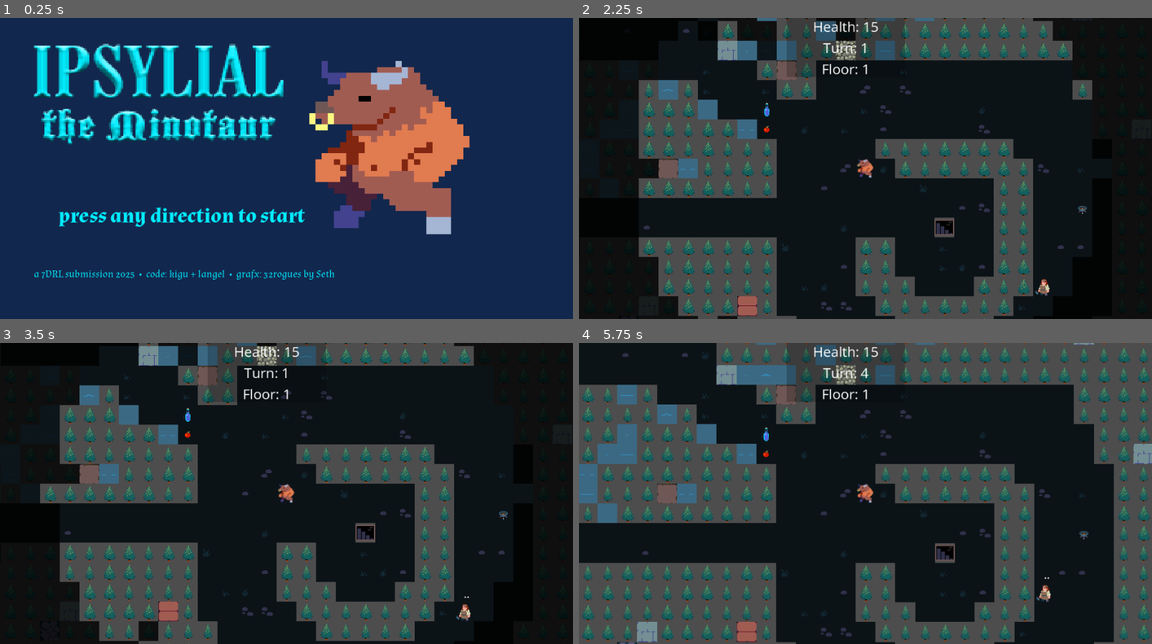
Above: before the commit, frames 1-4 (two rows, left to right).
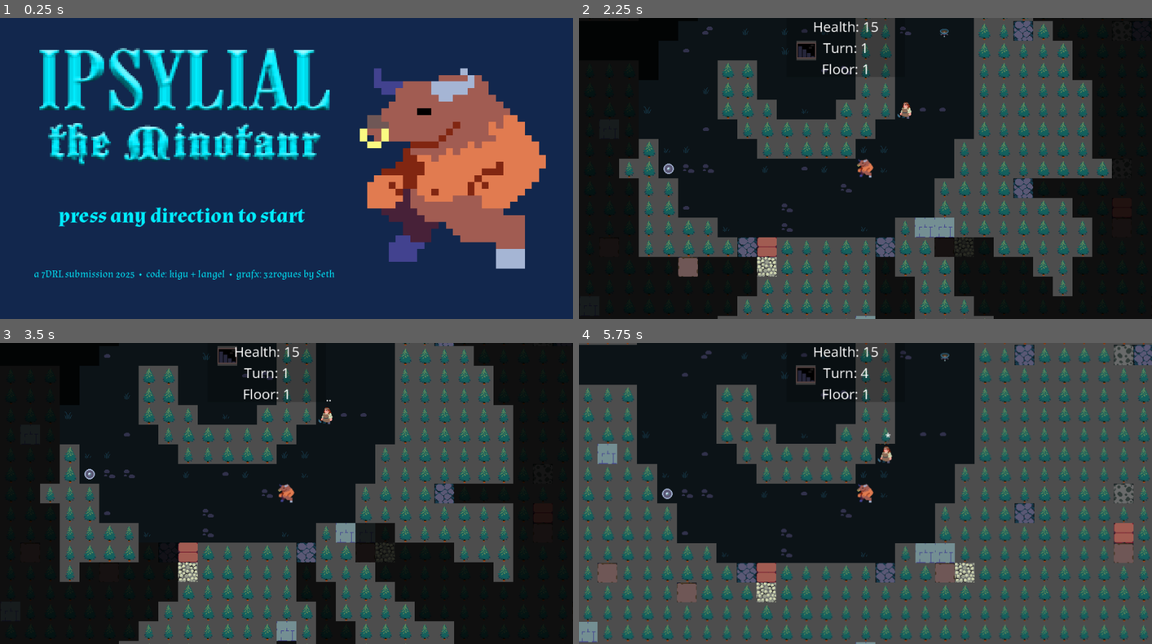
Above: after the commit, the same moments.

Repository: langel/ipsylial
Game: Godot game, scene res://scenes/main.tscn
Same seed, same stepped clock (60 frames per second), same inputs: the game is played once before the commit and once after it.
Inputs (mouse positions are in pixels of both pictures, inside the frame that each line leads up to):
- Up to frame 1 (0.25 s): no input
- Up to frame 2 (2.25 s): click "PLAY GAME!" at 0.5 s; click "PLAY GAME!" at 1.25 s; tap Enter at 2 s; move the mouse to (991, 153) at 2.02 s; hold D (move_right) from 2.03 s (still down); tap Space (space) at 2.1 s
- Up to frame 3 (3.5 s): tap Space (space) at 2.75, 2.85 s; move the mouse to (171, 508) at 2.77 s; release D (move_right) at 2.78 s; hold S (move_down) from 2.78 s (still down)
- Up to frame 4 (5.75 s): tap Enter at 3.5, 5 s; move the mouse to (922, 427) at 3.52 s; release S (move_down) at 3.53 s; hold D (move_right) 3.53-4.28 s; tap Mouse wheel up (zoom_in) at 3.6 s; tap Space (space) at 3.8, 4.25, 4.55, 5.1 s; move the mouse to (836, 553) at 4.27 s; hold W (move_up) 4.28-5.03 s; tap Mouse wheel down (zoom_out) at 4.35 s; move the mouse to (1037, 538) at 5.02 s; hold A (move_left) from 5.03 s (still down); tap Escape (escape) at 5.65 s

The runs differ from the first frame. In frame 1, 28% of the frame differs, in the area x 5-96%, y 8-84%; in frame 2, 47%; in frame 3, 47%; in frame 4, 54%, in the area x 0-100%, y 0-100%.

Commit message:
fixed level 7 stairs and screenfill texture scalings

Diff:
--- a/death_screen.gd
+++ b/death_screen.gd
@@ -6,11 +6,13 @@
 
 # Called when the node enters the scene tree for the first time.
 func _ready() -> void:
-	var screen_size = get_viewport().size  # Get window size
-	var texture_size = image.texture.get_size() # Get original sprite size
 # Calculate scale factors
-	var scale_x = screen_size.x / texture_size.x
-	var scale_y = screen_size.y / texture_size.y
+	var texture_size = image.texture.get_size()
+	var screen_w = ProjectSettings.get("display/window/size/viewport_width")
+	var screen_h = ProjectSettings.get("display/window/size/viewport_height")
+# Calculate scale factors
+	var scale_x = screen_w / texture_size.x
+	var scale_y = screen_h / texture_size.y
 	# Apply scale
 	image.scale = Vector2(scale_x, scale_y)
 	#image.centered = false
--- a/project.godot
+++ b/project.godot
@@ -79,6 +79,7 @@
 escape={
 "deadzone": 0.5,
 "events": [Object(InputEventKey,"resource_local_to_scene":false,"resource_name":"","device":-1,"window_id":0,"alt_press …(195 unchanged characters)…
+, Object(InputEventKey,"resource_local_to_scene":false,"resource_name":"","device":-1,"window_id":0,"alt_pressed":false,"shift_pressed":false,"ctrl_pressed":true,"meta_pressed":false,"pressed":false,"keycode":0,"physical_keycode":81,"key_label":0,"unicode":0,"location":0,"echo":false,"script":null)
 ]
 }
 space={
--- a/scenes/main.gd
+++ b/scenes/main.gd
@@ -3,6 +3,8 @@
 const MAP_SCENE_PATH = "res://scenes/game.tscn"
 
 @onready var title_image = $title_image
+
+var initial_window_size = Vector2()
 
 # Called when the node enters the scene tree for the first time.
 func _ready() -> void:
@@ -12,15 +14,17 @@
 
 	map_button.connect("pressed", Callable(self, "_on_MapButton_pressed"))
 
-	var screen_size = get_viewport().size  # Get window size
-	var texture_size = title_image.texture.get_size() # Get original sprite size
 # Calculate scale factors
-	var scale_x = screen_size.x / texture_size.x
-	var scale_y = screen_size.y / texture_size.y
+	var texture_size = title_image.texture.get_size()
+	var screen_w = ProjectSettings.get("display/window/size/viewport_width")
+	var screen_h = ProjectSettings.get("display/window/size/viewport_height")
+	var scale_x = screen_w / texture_size.x
+	var scale_y = screen_h / texture_size.y
 	# Apply scale
 	title_image.scale = Vector2(scale_x, scale_y)
 	title_image.centered = false
 	title_image.position = Vector2(0,0)
+	print(title_image.scale)
 
 	var start_label = $press_key
 	start_label.set_position(Vector2(95,300))
@@ -43,6 +47,8 @@
 		$press_key.queue_redraw()
 		await GameState.start_game()
 		get_tree().change_scene_to_file(MAP_SCENE_PATH)
+	if Input.is_action_just_pressed("escape"):
+		get_tree().quit()
 
 
 
--- a/scripts/dungeon.gd
+++ b/scripts/dungeon.gd
@@ -294,10 +294,10 @@
 	level_noise(data[6], tile.water, Rect2(0,0,width,height), 1111)
 	for i in 24:
 		level_carve_path(data[6], Vector2(rngmod(width-24)+12,rngmod(height-24)+12), Vector2(rngmod(width-24)+12,rngmod(height-24)+12))
+	stairs.append(Vector2(width - stairs_old[0].x, height - stairs_old[0].y))
+	level_carve_path(data[6], stairs_old[0], stairs[0])
 	data_write(data[6], stairs_old[0].x, stairs_old[0].y, tile.stair_up)
-	stairs.append(Vector2(width - stairs_old[0].x, height - stairs_old[0].y))
 	data_write(data[6], stairs[0].x, stairs[0].y, tile.stair_down)
-	level_carve_path(data[6], stairs_old[0], stairs[0])
 
 
 	# level 8
Not shown: 1 places in death_screen.tscn that only renumber resources
